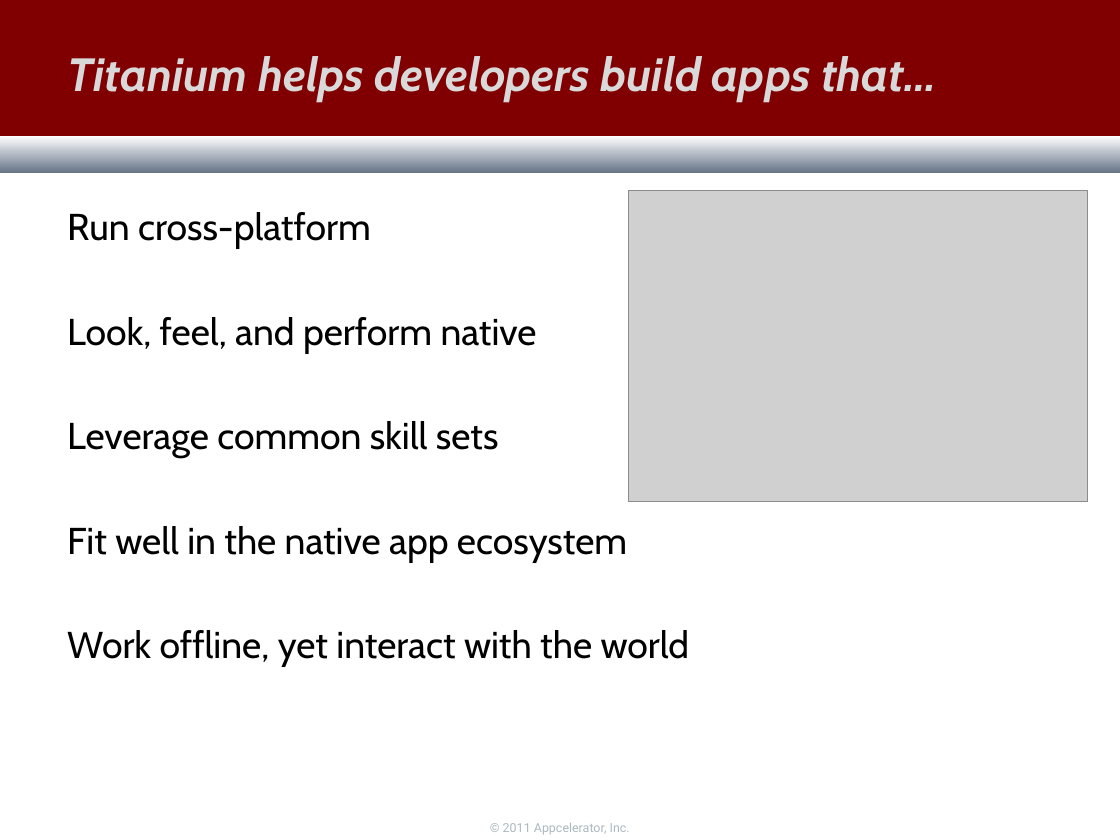
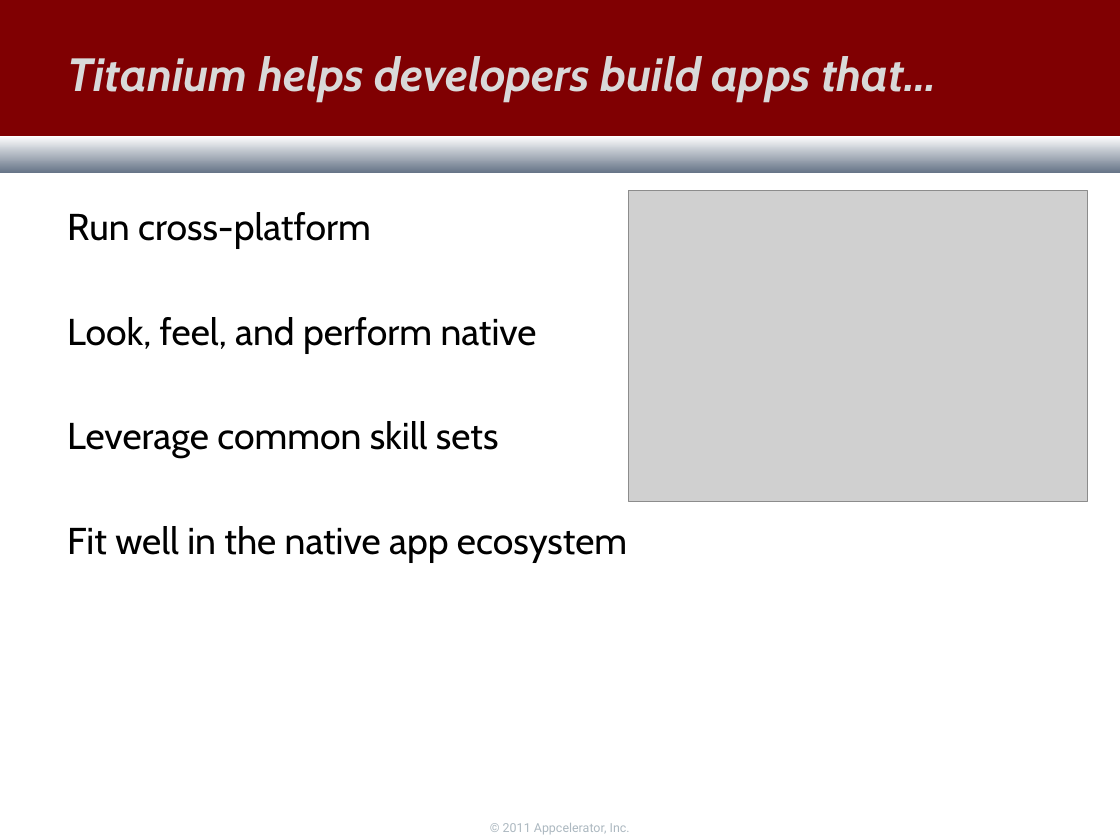
Before and after one commit to skypanther/BarCamp, a slide deck: slide 2 of BarCampRoc.pptx. Drawn at 1120x840 pixels with LibreOffice and Linux fonts; fonts in the diff are those of the drawing; grey boxes stand for pictures; background and template pictures are left out. Boxes give left, top, right and bottom in pixels: in the first picture for what was removed or moved away, otherwise in the second. Text is boxed around its words. In the diff, an @@ line names an element or a change of style, - is before the commit and + after.

```diff
--- a/BarCampRoc.pptx
+++ b/BarCampRoc.pptx
@@ text at [67, 630, 690, 667]: paragraph removed @@
-Work offline, yet interact with the world
```
Also in this commit, not shown: 3 other slides changed, 2 slides added, 1 slide removed.
